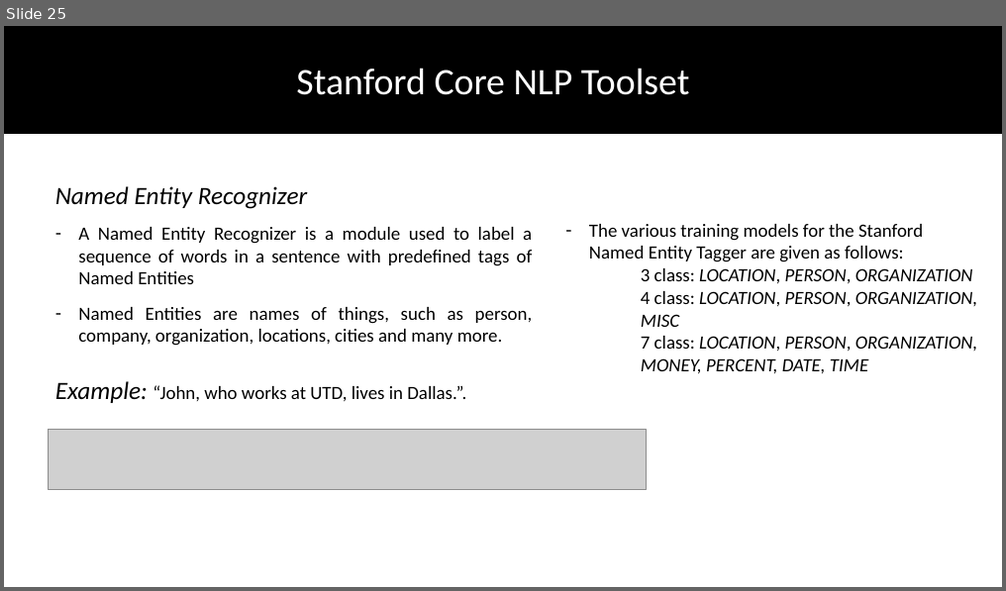
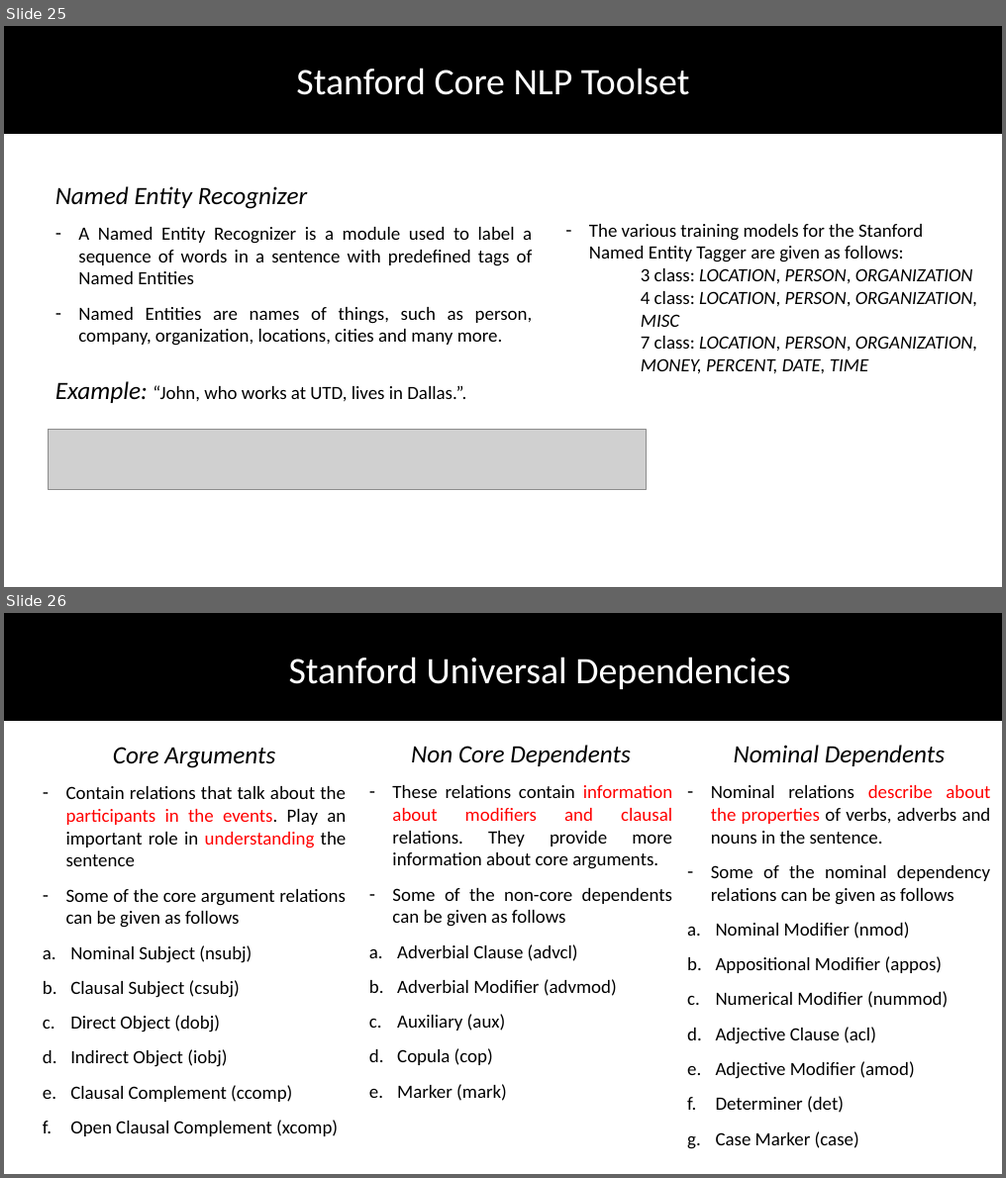
Before and after one commit to DhruvaPendharkar/thesis-project, a slide deck: Notes/ThesisPresentation.pptx. Shown one above the other, each under a label of ours: slide 25 before the commit, slides 25 and 26 after it. The pictures are 1006x591 and 1006x1178 pixels, drawn with LibreOffice and Linux fonts; fonts in the diff are those of the drawing; grey boxes stand for pictures. Boxes give left, top, right and bottom in pixels: in the first picture for what was removed or moved away, otherwise in the second. Text is boxed around its words. In the diff, an @@ line names an element or a change of style, - is before the commit and + after.

Commit message:
Adding NLP Resources chapter information

```diff
--- a/Notes/ThesisPresentation.pptx
+++ b/Notes/ThesisPresentation.pptx
@@ slide 26 added at [4, 613, 1002, 1174], background #FFFFFF @@
@@ rectangle added at [4, 613, 1002, 720], fill #000000, outline #000000 1 pt @@
@@ text added at [289, 657, 790, 689], 36 pt, text #FFFFFF @@
+Stanford Universal Dependencies
@@ text added at [66, 747, 347, 1137], 18 pt, text #000000 @@
+Core Arguments
+– Contain relations that talk about the participants in the events. Play an important role in understanding the sentence
+– Some of the core argument relations can be given as follows
+a. Nominal Subject (nsubj)
+b. Clausal Subject (csubj)
+c. Direct Object (dobj)
+d. Indirect Object (iobj)
+e. Clausal Complement (ccomp)
+f. Open Clausal Complement (xcomp)
@@ text added at [392, 745, 672, 1101], 18 pt, text #000000 @@
+Non Core Dependents
+– These relations contain information about modifiers and clausal relations. They provide more information about core arguments.
+– Some of the non-core dependents can be given as follows
+a. Adverbial Clause (advcl)
+b. Adverbial Modifier (advmod)
+c. Auxiliary (aux)
+d. Copula (cop)
+e. Marker (mark)
@@ text added at [711, 745, 991, 1149], 18 pt, text #000000 @@
+Nominal Dependents
+– Nominal relations describe about the properties of verbs, adverbs and nouns in the sentence.
+– Some of the nominal dependency relations can be given as follows
+a. Nominal Modifier (nmod)
+b. Appositional Modifier (appos)
+c. Numerical Modifier (nummod)
+d. Adjective Clause (acl)
+e. Adjective Modifier (amod)
+f. Determiner (det)
+g. Case Marker (case)
```
Also in this commit, not shown: 11 other slides added, 3 slides removed.
